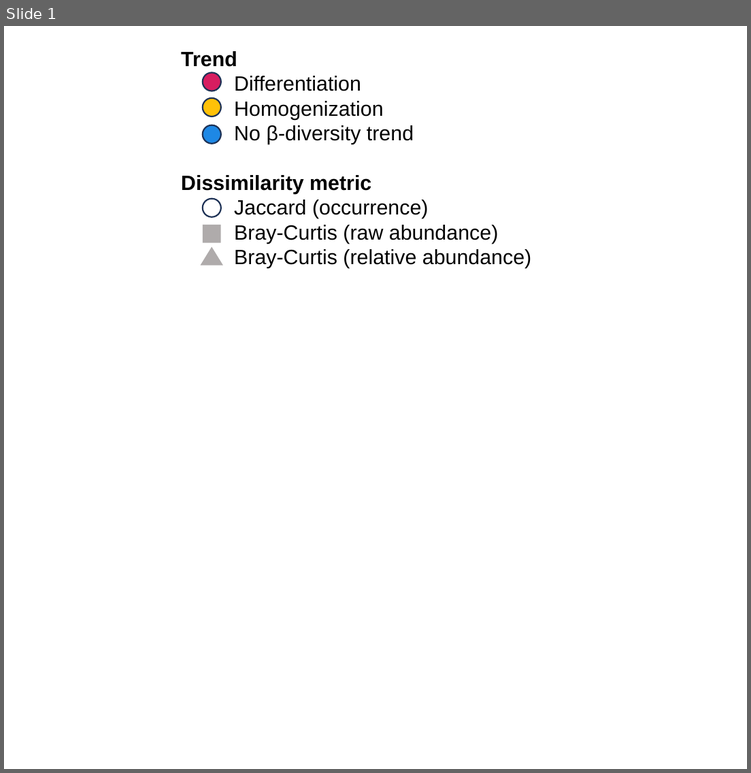
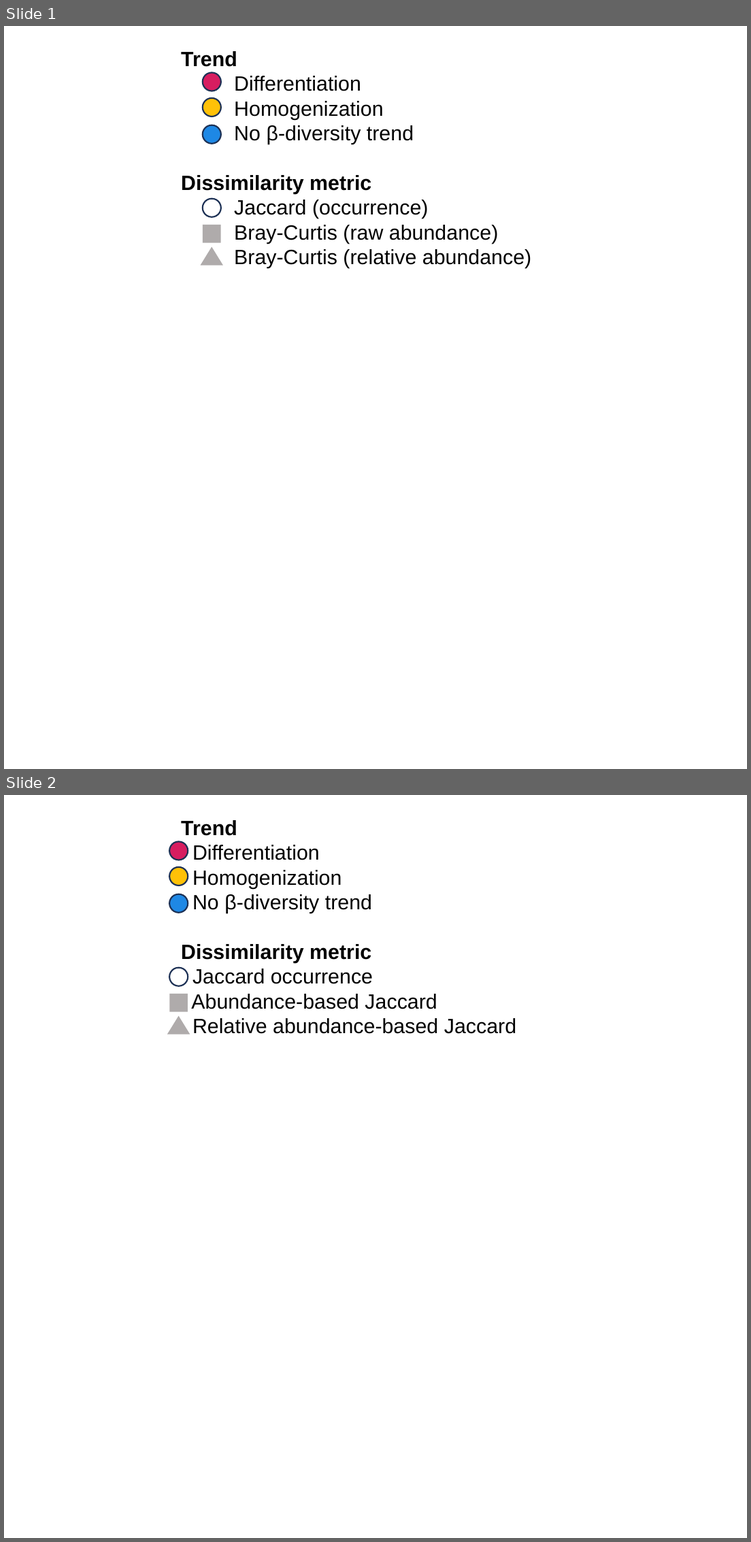
Before and after one commit to zoekitchel/trawl_spatial_turnover, a slide deck: figures/Dissimilarity_Coef_errorbar_reduced_colorbytrend_LINEAR_MODEL_comparison_legend.pptx. Shown one above the other, each under a label of ours: slide 1 before the commit, slides 1 and 2 after it. The pictures are 751x773 and 751x1542 pixels, drawn with LibreOffice and Linux fonts; fonts in the diff are those of the drawing; background and template pictures are left out. Boxes give left, top, right and bottom in pixels: in the first picture for what was removed or moved away, otherwise in the second. Text is boxed around its words. In the diff, an @@ line names an element or a change of style, - is before the commit and + after.

```diff
--- a/figures/Dissimilarity_Coef_errorbar_reduced_colorbytrend_LINEAR_MODEL_comparison_legend.pptx
+++ b/figures/Dissimilarity_Coef_errorbar_reduced_colorbytrend_LINEAR_MODEL_comparison_legend.pptx
@@ slide 2 added at [4,795,747,1538], background picture (left out) @@
@@ text added at [181,820,516,1034], 14 pt, text #000000 @@
+Trend
+Differentiation
+Homogenization
+No β-diversity trend
+Dissimilarity metric
+Jaccard occurrence
+Abundance-based Jaccard
+Relative abundance-based Jaccard
@@ ellipse added at [169,842,188,860], fill #D71D60, outline #1E3256 1 pt @@
@@ ellipse added at [169,867,188,885], fill #FFC108, outline #1E3256 1 pt @@
@@ ellipse added at [169,894,188,912], fill #1E88E5, outline #1E3256 1 pt @@
@@ ellipse added at [169,968,188,986], outline #1E3256 1 pt @@
@@ rectangle added at [169,994,188,1011], fill #AFABAB @@
@@ triangle added at [167,1015,190,1034], fill #AFABAB @@
```
Also in this commit, not shown: 1 other slide added, 30 other files.
